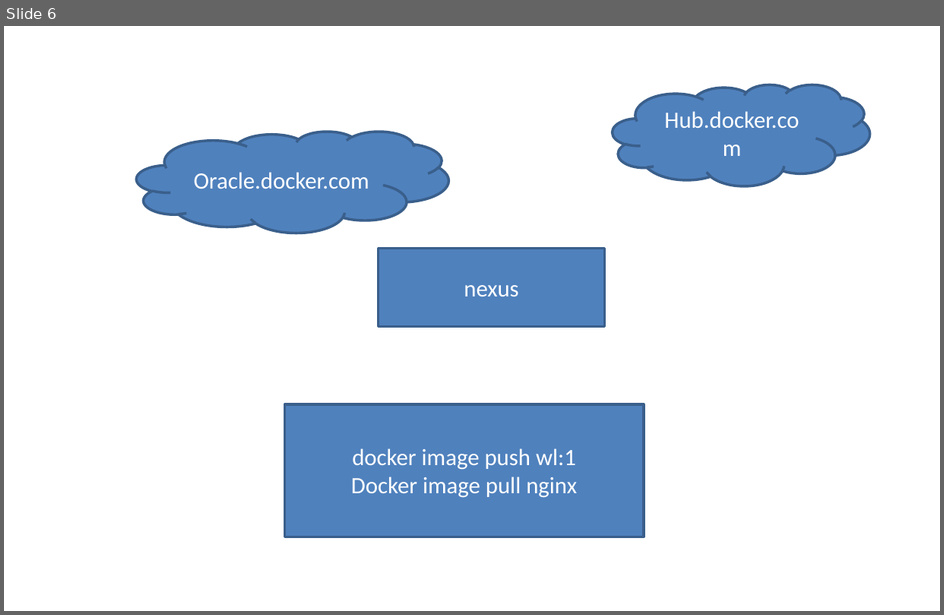
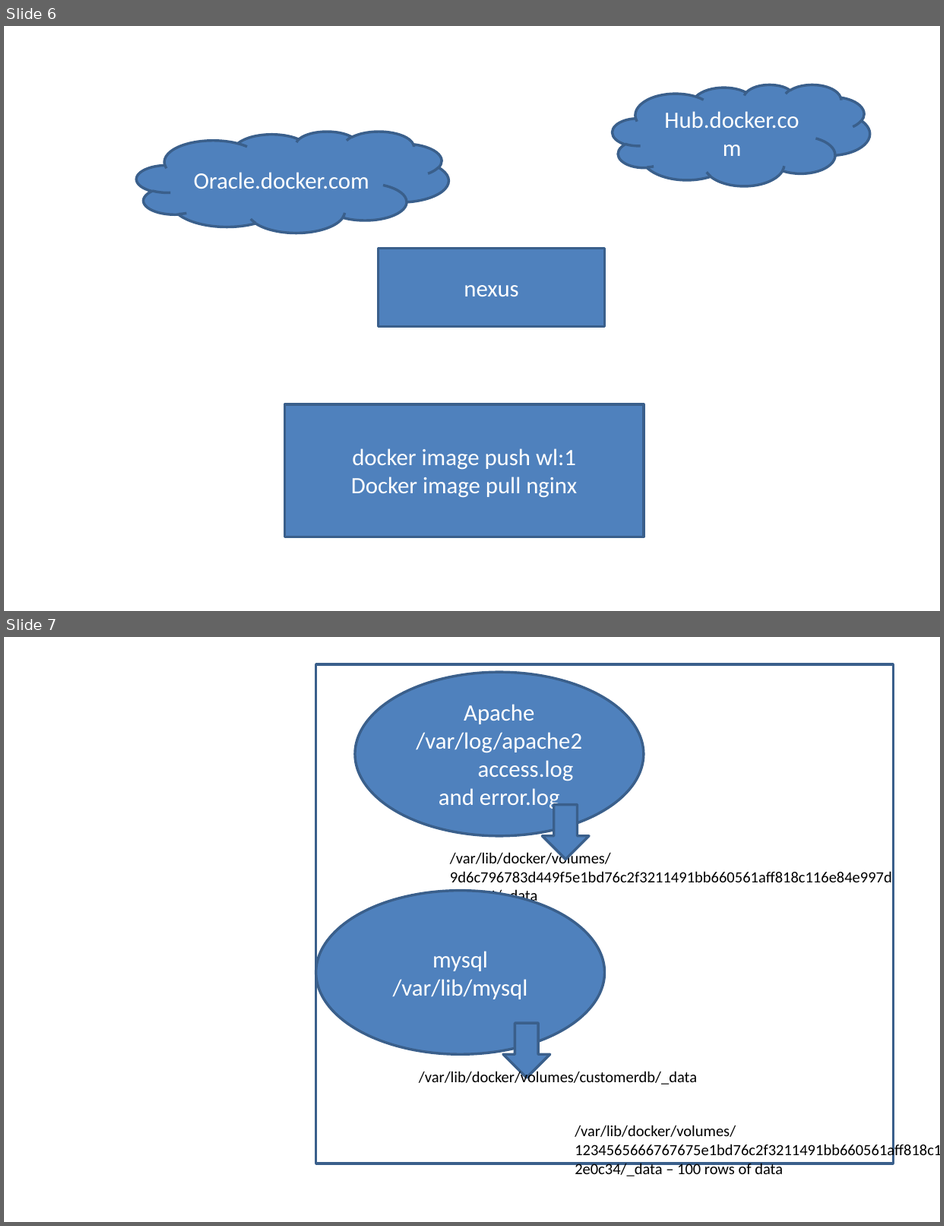
Before and after one commit to AdityaSP/ora-jul29-dock-kube, a slide deck: rough-diag.pptx. Shown one above the other, each under a label of ours: slide 6 before the commit, slides 6 and 7 after it. The pictures are 944x615 and 944x1226 pixels, drawn with LibreOffice and Linux fonts; fonts in the diff are those of the drawing. Boxes give left, top, right and bottom in pixels: in the first picture for what was removed or moved away, otherwise in the second. Text is boxed around its words. In the diff, an @@ line names an element or a change of style, - is before the commit and + after.

```diff
--- a/rough-diag.pptx
+++ b/rough-diag.pptx
@@ slide 7 added at [4,637,940,1222], background #FFFFFF @@
@@ rectangle added at [316,664,893,1163], outline #3A5F8C 2 pt @@
@@ ellipse added at [355,673,643,836], fill #4F81BD, outline #3A5F8C 2 pt, 18 pt, text #FFFFFF @@
+Apache
+/var/log/apache2
+access.log and error.log
@@ down arrow added at [542,805,589,859], fill #4F81BD, outline #3A5F8C 2 pt @@
@@ text added at [450,851,611,905], 12 pt, text #000000 @@
+/var/lib/docker/volumes/9d6c796783d449f5e1bd76c2f3211491bb660561aff818c116e84e997d2e0c34/_data
@@ ellipse added at [316,891,604,1054], fill #4F81BD, outline #3A5F8C 2 pt, 18 pt, text #FFFFFF @@
+mysql
+/var/lib/mysql
@@ down arrow added at [503,1023,550,1077], fill #4F81BD, outline #3A5F8C 2 pt @@
@@ text added at [419,1069,697,1085], 12 pt, text #000000 @@
+/var/lib/docker/volumes/customerdb/_data
@@ text added at [575,1125,783,1177], 12 pt, text #000000 @@
+/var/lib/docker/volumes/1234565666767675e1bd76c2f3211491bb660561aff818c116e84e997d2e0c34/_data – 100 rows of data
```
Also in this commit, not shown: 5 other files.
